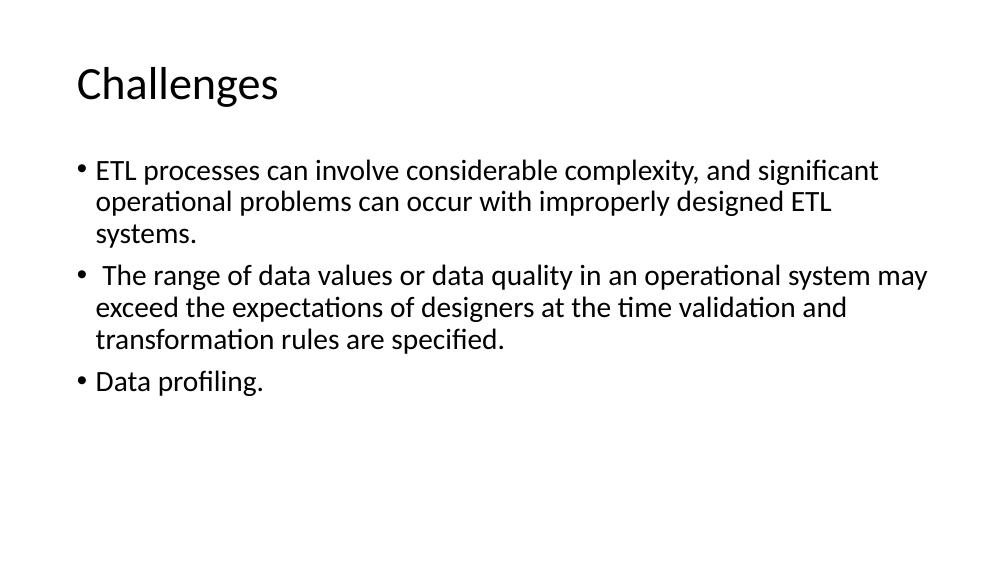
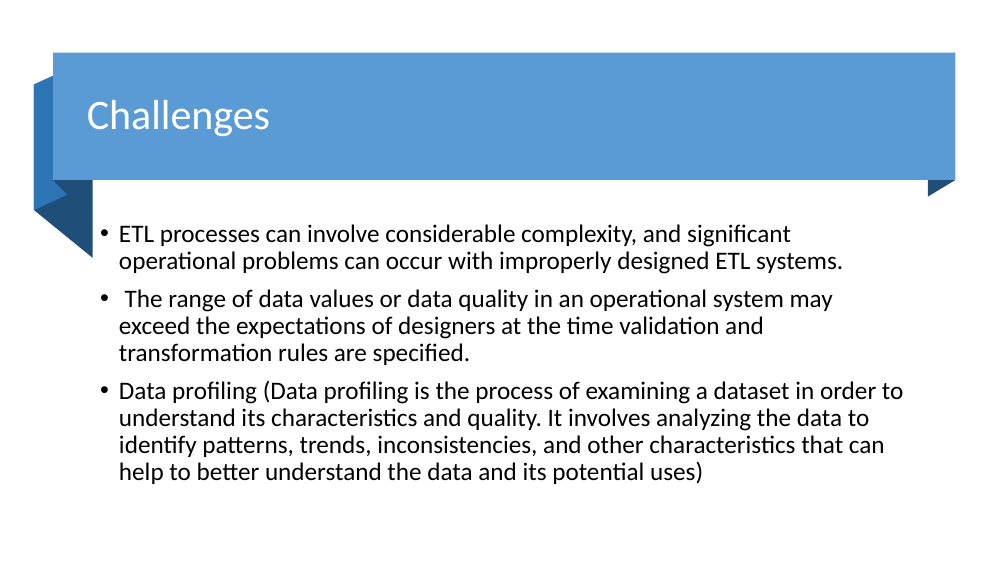
Before and after one commit to Daudsarfraz/CS4048-Data-Scienc, a slide deck: slide 9 of Slides/07_ETL.pptx (slide 11 before the commit). Drawn at 1008x567 pixels with LibreOffice and Linux fonts; fonts in the diff are those of the drawing. Boxes give left, top, right and bottom in pixels: in the first picture for what was removed or moved away, otherwise in the second. Text is boxed around its words. In the diff, an @@ line names an element or a change of style, - is before the commit and + after.

```diff
--- a/Slides/07_ETL.pptx
+++ b/Slides/07_ETL.pptx
@@ rectangle added at <box>53,53,955,181</box>, fill #5B9BD5 @@
@@ freeform shape added at <box>54,53,67,194</box>, fill #1F4E79 @@
@@ freeform shape added at <box>928,53,955,197</box>, fill #1F4E79 @@
@@ freeform shape added at <box>34,85,93,258</box>, fill #1F4E79 @@
@@ freeform shape added at <box>34,70,67,211</box>, fill #2E75B6 @@
@@ title "Challenges": place and size @@
-title "Challenges" at <box>77,67,279,107</box>
+title "Challenges" at <box>87,100,270,136</box>
@@ title "Challenges" at <box>87,100,270,136</box>: size 44 to 40 pt, text colour #000000 to #FFFFFF @@
@@ text "ETL processes can involve considerable ...": place and size @@
-text "ETL processes can involve considerable ..." at <box>96,159,927,396</box>
+text "ETL processes can involve considerable ..." at <box>119,224,903,484</box>
@@ text "ETL processes can involve considerable ..." at <box>119,224,903,484</box>: vertical alignment top to middle @@
@@ text at <box>119,224,843,365</box>: size 28 to 24 pt in "ETL processes can involve considerable complexity, and ...", "The range of data values or data ..." @@
@@ text at <box>119,381,903,484</box>: text changed; size 28 to 24 pt @@
-• Data profiling.
+• Data profiling (Data profiling is the process of examining a dataset in order to understand its characteristics and quality. It involves analyzing the data to identify patterns, trends, inconsistencies, and other characteristics that can help to better understand the data and its potential uses)
```
Also in this commit, not shown: 27 other slides changed, 2 slides added, 3 slides removed, 9 other files.
